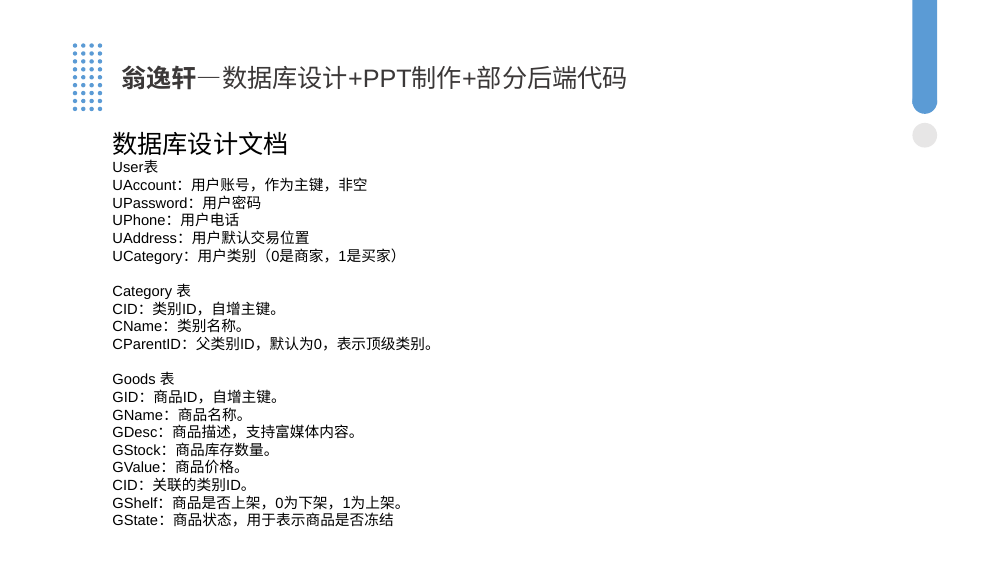
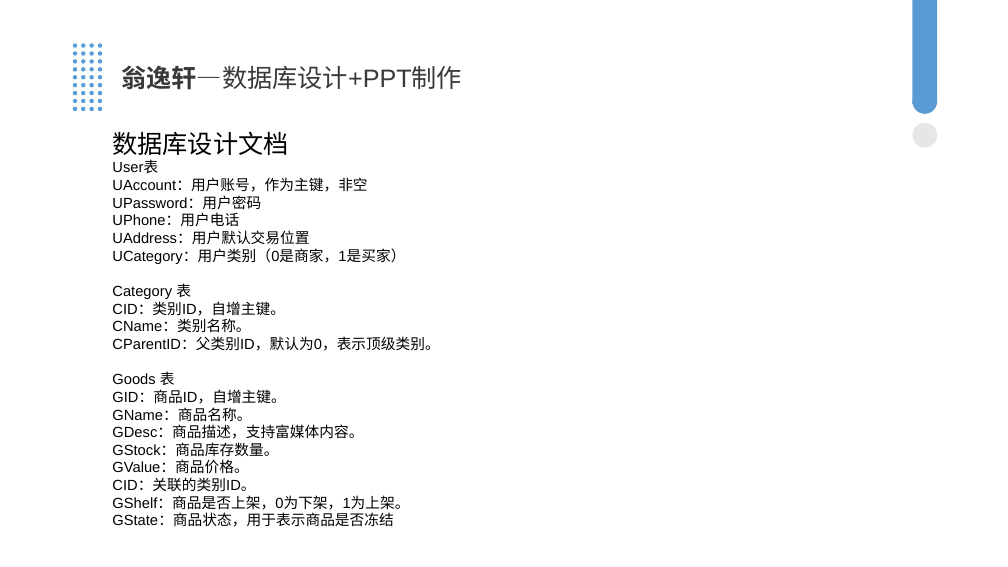
Before and after one commit to Starmoon30/Random-Shop, a slide deck: slide 18 of 第三次阶段性评审PPT.pptx. Drawn at 1008x567 pixels with LibreOffice and Linux fonts; fonts in the diff are those of the drawing. Boxes give left, top, right and bottom in pixels: in the first picture for what was removed or moved away, otherwise in the second. Text is boxed around its words. In the diff, an @@ line names an element or a change of style, - is before the commit and + after.

```diff
--- a/第三次阶段性评审PPT.pptx
+++ b/第三次阶段性评审PPT.pptx
@@ text at (x1=121, y1=65, x2=462, y2=90): text changed @@
-翁逸轩—数据库设计+PPT制作+部分后端代码
+翁逸轩—数据库设计+PPT制作
```
Also in this commit, not shown: 3 other slides changed, 1 slide added, 43 other files.
